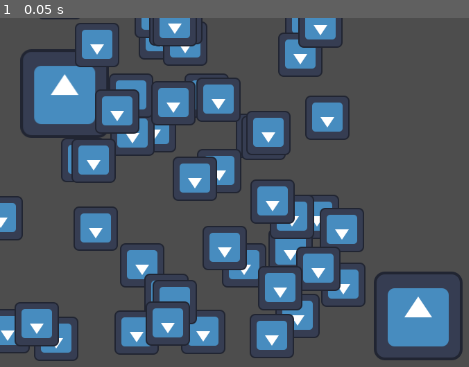
Above: before the commit, frame 1.
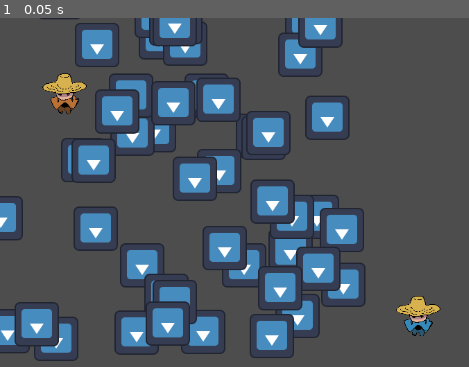
Above: after the commit, the same moment.

Repository: FablabMurat/2025GameJamCantal-1
Game: Godot game, scene res://root.tscn
Same seed, same stepped clock (60 frames per second), same inputs: the game is played once before the commit and once after it. The engine's default icon, where the game draws it, is replaced by a stand-in: a white triangle on a blue panel in a dark square.
Inputs:
- Up to frame 1 (0.05 s): no input

The runs differ from the first frame. In frame 1, 5.4% of the frame differs, in the area x 4-99%, y 8-98%.

Commit message:
Intégration des images des persos, resized = en 64

Diff:
--- a/niveau.gd
+++ b/niveau.gd
@@ -24,10 +24,11 @@
 		newplant = plantetscn.instantiate()
 		newplant.position.x = randi_range(0,500)
 		newplant.position.y = randi_range(0,500)
-		if i % 10 :
+		if i % 10 == 0 :
+			newplant.isspecial()
+		else:
 			newplant.nocontact()
 		add_child(newplant)
-
 
 # Called every frame. 'delta' is the elapsed time since the previous frame.
 func _process(delta: float) -> void:
--- a/perso.gd
+++ b/perso.gd
@@ -7,7 +7,7 @@
 var bouger_haut : String
 var bouger_bas : String
 
-const SPEED = 1000
+const SPEED = 5000
 
 var vitesse = SPEED
 
@@ -24,6 +24,12 @@
 	bouger_gauche = "move_left_%d" %  nperso
 	bouger_haut = "move_up_%d" %  nperso
 	bouger_bas = "move_down_%d" %  nperso
+
+	$Sprite2D.texture = load("res://Ressources/Images/character_%02d_face.png" % np)
+	var rescale : float
+	rescale = 64.0 / $Sprite2D.texture.get_width()
+	$Sprite2D.scale.x = rescale
+	$Sprite2D.scale.y = rescale
 
 func _physics_process(delta):
 	var direction = Vector2.ZERO
--- a/plante.gd
+++ b/plante.gd
@@ -7,6 +7,9 @@
 func nocontact():
 	$CollisionShape2D.queue_free()
 
+func isspecial():
+	add_to_group("guards")
+
 func choosesprite():
 	var icon = preload("res://Ressources/Images/icon.svg")
 	$Sprite2D.texture = icon
Binary file added: Ressources/Images/character_01_face.png
Not shown, added: Ressources/Images/character_01_face.png.import
Binary file added: Ressources/Images/character_02_face.png
Not shown, added: Ressources/Images/character_02_face.png.import
Binary file added: Ressources/Images/flower_01.png
Not shown, added: Ressources/Images/flower_01.png.import
Binary file added: Ressources/Images/flower_02.png
Not shown, added: Ressources/Images/flower_02.png.import
